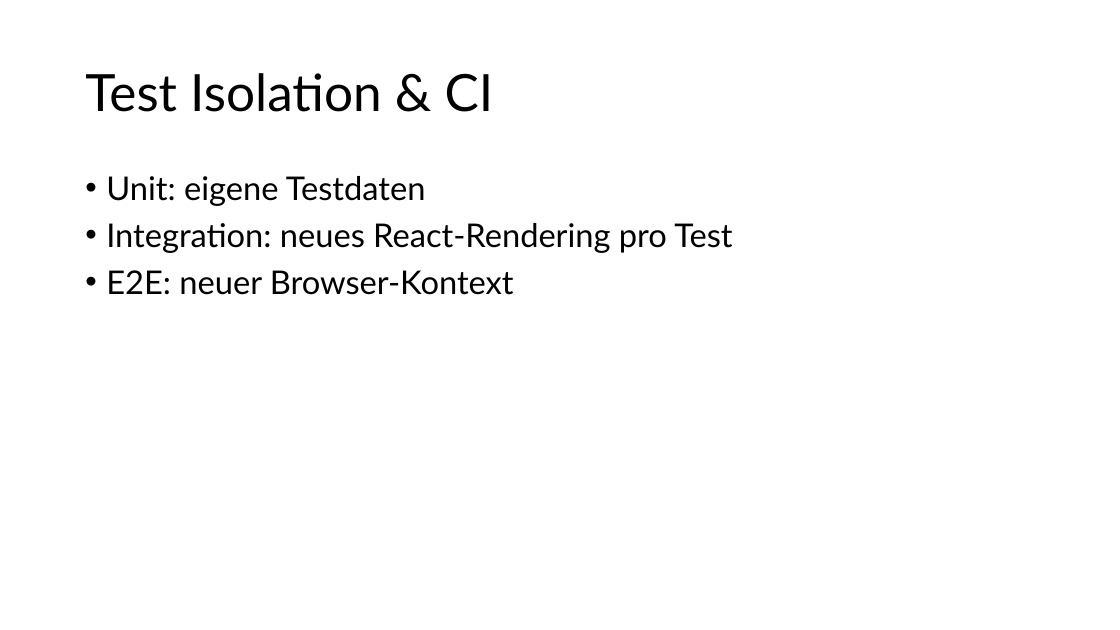
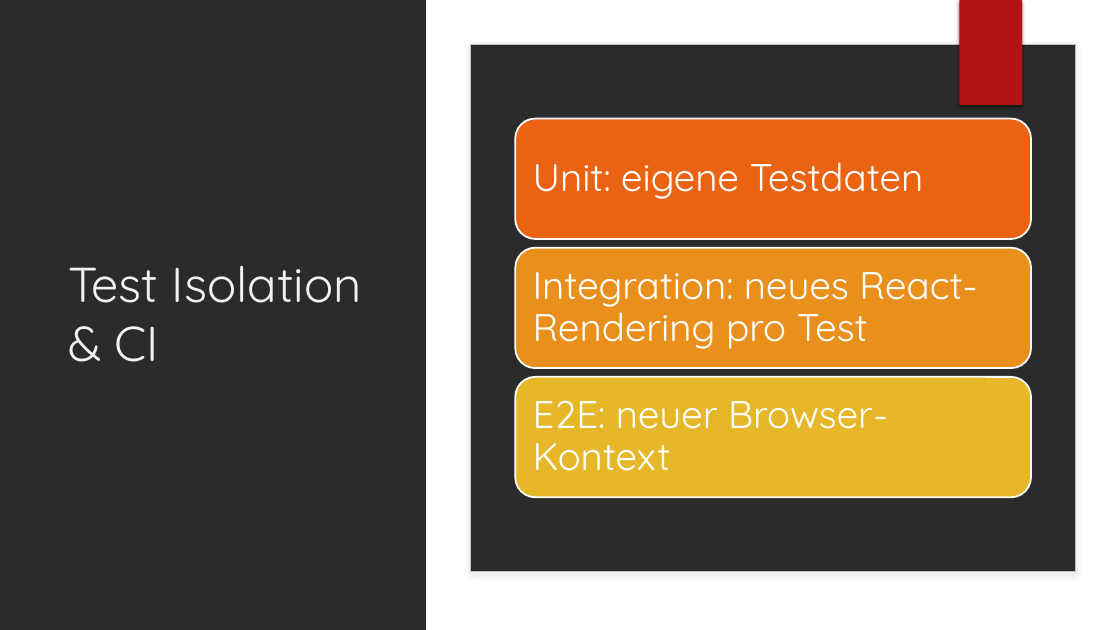
Before and after one commit to Jimbknight/excalidraw, a slide deck: slide 8 of Presentation.pptx (slide 9 before the commit). Drawn at 1120x630 pixels with LibreOffice and Linux fonts; fonts in the diff are those of the drawing; background and template pictures are left out; a plain dark background stands for a picture behind light text. Boxes give left, top, right and bottom in pixels: in the first picture for what was removed or moved away, otherwise in the second. Text is boxed around its words. In the diff, an @@ line names an element or a change of style, - is before the commit and + after.

```diff
--- a/Presentation.pptx
+++ b/Presentation.pptx
@@ background #FFFFFF to picture (left out) @@
@@ rectangle added at (426, 0, 1120, 630), fill #FFFFFF @@
@@ rectangle added at (959, 0, 1022, 105), fill #B01513 @@
@@ rectangle added at (960, 0, 1023, 105), fill #B01513 @@
@@ rounded rectangle added at (471, 45, 1075, 572), fill #FFFFFF, outline #BFBFBF 1 pt @@
@@ title "Test Isolation & CI": place and size @@
-title "Test Isolation & CI" at (85, 73, 494, 112)
+title "Test Isolation & CI" at (68, 265, 362, 362)
@@ title "Test Isolation & CI" at (68, 265, 362, 362): size 44 to 42 pt, font Lato to Quicksand, text colour #000000 to #F2F2F2; line spacing 0.9 to 1 @@
@@ text removed at (106, 176, 732, 295) @@
-• Unit: eigene Testdaten
-• Integration: neues React-Rendering pro Test
-• E2E: neuer Browser-Kontext
@@ group added at (515, 118, 1031, 497): 3 rounded rectangles, 3 texts @@
+Unit: eigene Testdaten
+Integration: neues React-Rendering pro Test
+E2E: neuer Browser-Kontext
```
Also in this commit, not shown: 9 other slides changed, 2 slides removed.
